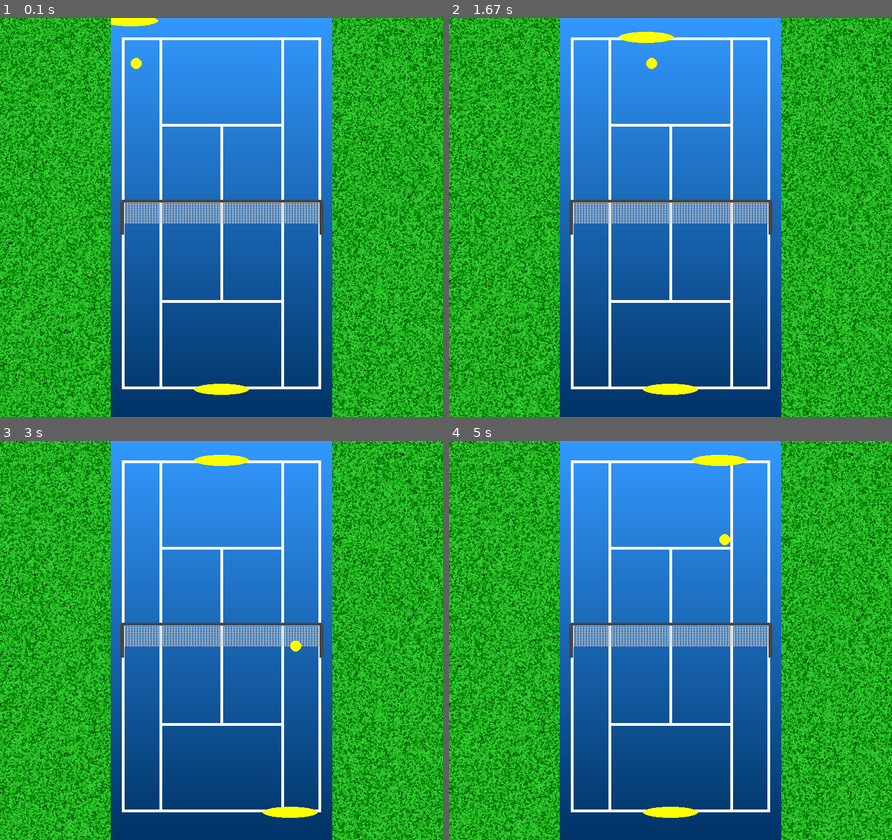
Above: before the commit, frames 1-4 (two rows, left to right).
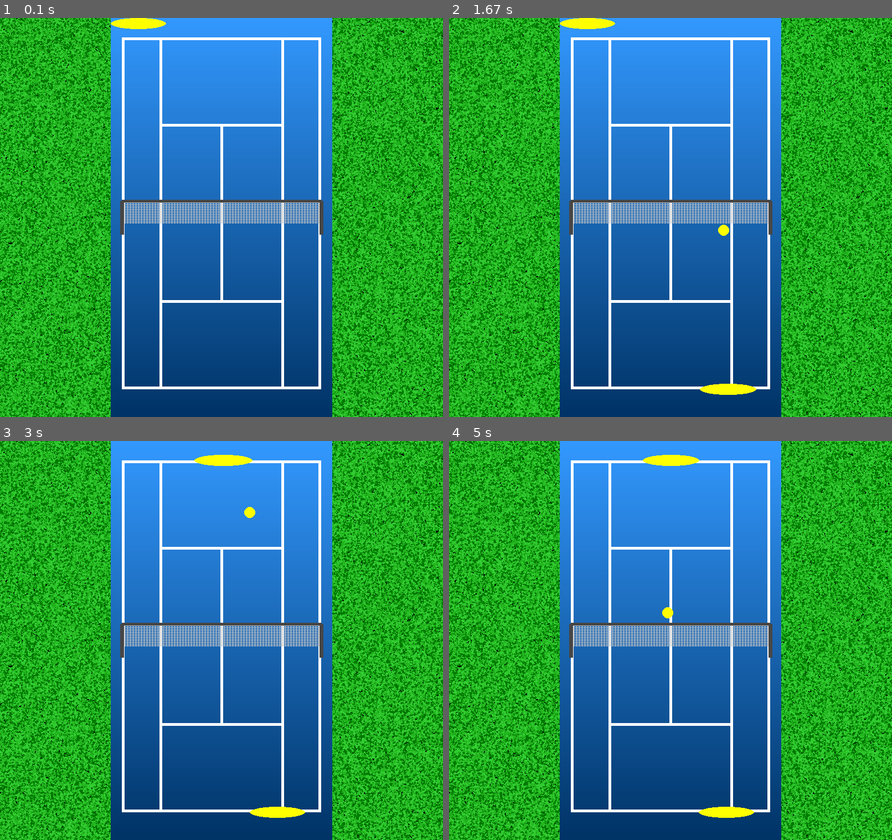
Above: after the commit, the same moments.

Repository: aditya-data/Pygame-Tennis-2D
Game: pygame game, started from game2.py
Same seed, same stepped clock (60 frames per second), same inputs: the game is played once before the commit and once after it.
Inputs:
- Up to frame 1 (0.1 s): no input
- Up to frame 2 (1.67 s): no input
- Up to frame 3 (3 s): no input
- Up to frame 4 (5 s): no input

The runs differ from the first frame. In frame 1, 0.4% of the frame differs, in the area x 25-57%, y 0-95%; in frame 2, 1.2%, in the area x 25-70%, y 0-95%; in frame 3, 0.3%; in frame 4, 1.2%.

Commit message:
Reforming movement logic

Diff:
--- a/game2.py
+++ b/game2.py
@@ -31,10 +31,12 @@
         self.create_ground()
         self.court = Court(COURTWIDTH, COURTHEIGHT, [COURT_BLUE_LIGHT, COURT_BLUE_DARK, WHITE])
         self.net = Net(height=NET_HEIGHT, surface=self.court.court_surface, colors=[GRAY, DARK_GRAY])
-        self.PlayerA = Player(side="left", mode="player", width=100, height=20, x_v=0, y_v=0, surface=self.court.court)
+        self.PlayerA = Player(side="right", mode="player", width=100, height=20, x_v=0, y_v=0, surface=self.court.court)
         self.PlayerB = Player(side="right", mode="opponent", width=100, height=20, x_v=0, y_v=0, surface=self.court.court)
         self.Ball = Ball(r=10, x=10, y= 10, x_v=6, y_v=12, surface=self.court.court)
         # run game loop
+        self.game_state = "start" # [serve, play, point_over]
+        self.server = self.PlayerA
         self.run()
 
     def create_ground(self):
@@ -51,33 +53,67 @@
                 if event.type == pygame.QUIT:
                     pygame.quit()
                     sys.exit()
-
             self.court.court.blit(self.court.court_surface, (0, 0))
-            self.Ball.move()
-            self.Ball.boundary_collision()
-
-            # mid line of court 352.5
-
-            if self.Ball.pos[1] > 352.5:
-                self.PlayerA.move_towards_ball(self.Ball)
-                self.PlayerB.move_towards_centre()
-                if self.Ball.pos[1] > 640.5:
-                    self.PlayerA.check_ball_collision(self.Ball)
-            else: #Ball.pos[1] < 352.5:
-                self.PlayerB.move_towards_ball(self.Ball)
-                self.PlayerA.move_towards_centre()
-                if self.Ball.pos[1] < 80.5:
-                    self.PlayerB.check_ball_collision(self.Ball)
             self.PlayerA.render()
             self.PlayerB.render()
 
+            if self.game_state == "start":
+                self.PlayerA.default_reset()
+                self.PlayerB.default_reset()
+                self.game_state = "serve"
+            elif self.game_state == "serve":
+                if self.server == self.PlayerA:
+                    if self.PlayerA.side == "left":
+                        self.Ball.reset_pos(30, 620)
+                        self.Ball.vel = [3, 18]
+                    elif self.PlayerA.side == "right":
+                        self.Ball.reset_pos(350, 620)
+                        self.Ball.vel = [-3, 18]
+                else:
+                    if self.PlayerB.side == "left":
+                        self.Ball.reset_pos(360, 50)
+                        self.Ball.vel = [-5, -18]
+                    elif self.PlayerB.side == "right":
+                        self.Ball.reset_pos(25, 50)
+                        self.Ball.vel = [5, -18]
+                self.Ball.move()
+                self.game_state = "play"
+            elif self.game_state == "play":
+                #### game play logic
+                self.Ball.move()
+                if self.Ball.boundary_collision() == "continue":
+                    if self.Ball.pos[1] > 352.5:
+                        self.PlayerA.move_towards_ball(self.Ball)
+                        # self.PlayerB.move_towards_centre()
+                        if self.Ball.pos[1] > 640:
+                            self.PlayerA.check_ball_collision(self.Ball)
+                            # print("Position of Player A ", self.PlayerA.rect)
+                            # print("Position of Ball ", self.Ball.rect)
+                            # print("Position of Player B ", self.PlayerB.rect)
+
+                    else: #Ball.pos[1] < 352.5:
+                        self.PlayerB.move_towards_ball(self.Ball)
+                        # self.PlayerA.move_towards_centre()
+                        if self.Ball.pos[1] < 35:
+                            self.PlayerB.check_ball_collision(self.Ball)
+                else:
+                    print("Yeh ")
+                    self.PlayerA.switch_side()
+                    self.PlayerB.switch_side()
+                    self.PlayerA.default_reset()
+                    self.PlayerB.default_reset()
+                    self.server = self.PlayerA
+                    self.Ball.reset_pos(self.server.pos[0], self.server.pos[0]+ 40)
+                    self.Ball.vel = [0, 0]
+                    self.game_state = "serve"
+            else:
+                # declare winner and scoreboard highlight
+                pass
 
 
-            # self.court.court_surface.blit(self.court.court, (0, 0))
-            # self.court.court.blit(self.court.court_surface, (0, 0))
             self.screen.blit(self.court.court, (200, 0))
             pygame.display.flip()
-            self.clock.tick(60)
+            self.clock.tick(10)
 
     def update(self):
         pass
--- a/scripts/entities.py
+++ b/scripts/entities.py
@@ -1,7 +1,9 @@
 import pygame
+import random
 # from game import Game
 # ball color
 YELLOW = (255, 255, 0)
+
 
 class Ball:
 
@@ -27,10 +29,13 @@
         court_rect = pygame.Rect(5, 5, 390, 710)  # Court boundary
         if self.rect.left < court_rect.left or self.rect.right > court_rect.right:
             self.vel[0] *= -1  # Reverse horizontal velocity
-            return "left" if self.rect.left < court_rect.left else "right"
-        elif self.rect.top < court_rect.top or self.rect.bottom > court_rect.bottom:
+            return "leave"
+
+            # return "left" if self.rect.left < court_rect.left else "right"
+        if self.rect.top < court_rect.top or self.rect.bottom > court_rect.bottom:
             self.vel[1] *= -1  # Reverse vertical velocity
-            return "top" if self.rect.top < court_rect.top else "bottom"
+            return "leave"
+            # return "top" if sel f.rect.top < court_rect.top else "bottom"
         return "continue"
 
     def check_net(self):
@@ -57,22 +62,28 @@
 
     def move_towards_ball(self, ball):
         ball_x = ball.rect.x
-        ball_y = ball.rect.y
+        dx = ball_x - self.pos[0]
 
-        dx = ball_x - self.pos[0]
-        dy = ball_y - self.pos[1]
+        # Dynamically cap player speed based on ball velocity
+        self.velocity[0] = dx / 8  # Clamp speed
 
-        self.velocity = [dx, 0]
         self.move()
+
+
+    def switch_side(self):
+        if self.side == "left":
+            self.side = "right"
+        else:
+            self.side = "left"
 
     def move_towards_centre(self):
         target_x = 200
-        target_y = 670 if self.mode == "player" else 35
+        # target_y = 670 if self.mode == "player" else 35
 
         dx = target_x - self.pos[0]
-        dy = target_y - self.pos[1]
+        # dy = target_y - self.pos[1]
 
-        self.velocity = [dx, dy]
+        self.velocity = [dx/20, 0]
         self.move()
 
     def move(self):
@@ -93,10 +104,10 @@
         elif self.mode == "opponent":
             if self.side == "left":
                 self.pos[0] = 310
-                self.pos[1] = 5
+                self.pos[1] = 35
             else: #self.side == right
                 self.pos[0] = 10
-                self.pos[1] = 5
+                self.pos[1] = 35
         self.render()
 
     def render(self):
@@ -104,11 +115,24 @@
 
 
     def check_ball_collision(self, ball):
-        # print(self.pos[0], ball.pos[0])
-        if (ball.pos[0] <= self.pos[0] + self.width) and (ball.pos[0] >= self.pos[0]):
-            if (ball.pos[1] <= self.rect.y):
-                ball.vel[1] *= -1
-                # ball.vel[0] *= -1
+        if self.rect.colliderect(ball):
+            # Reverse the vertical direction (bounce back)
+            ball.vel[1] *= -1
+
+            # Randomize horizontal velocity
+            horizontal_randomness = random.uniform(2.5, 3.5)  # Adjust speed variation range
+
+            # Avoid hitting out of bounds
+            if ball.pos[0] >= 310:  # Ball near right boundary
+                ball.vel[0] = -horizontal_randomness  # Push left
+            elif ball.pos[0] <= 90:  # Ball near left boundary
+                ball.vel[0] = horizontal_randomness  # Push right
+            else:
+                # Randomize direction when near the center
+                ball.vel[0] = horizontal_randomness * random.choice([-1, 1])
+
+            # Optional: Add slight randomness to vertical velocity
+            ball.vel[1] *= random.uniform(0.9, 1.2)
 
 
     def return_to_neutral(self):
